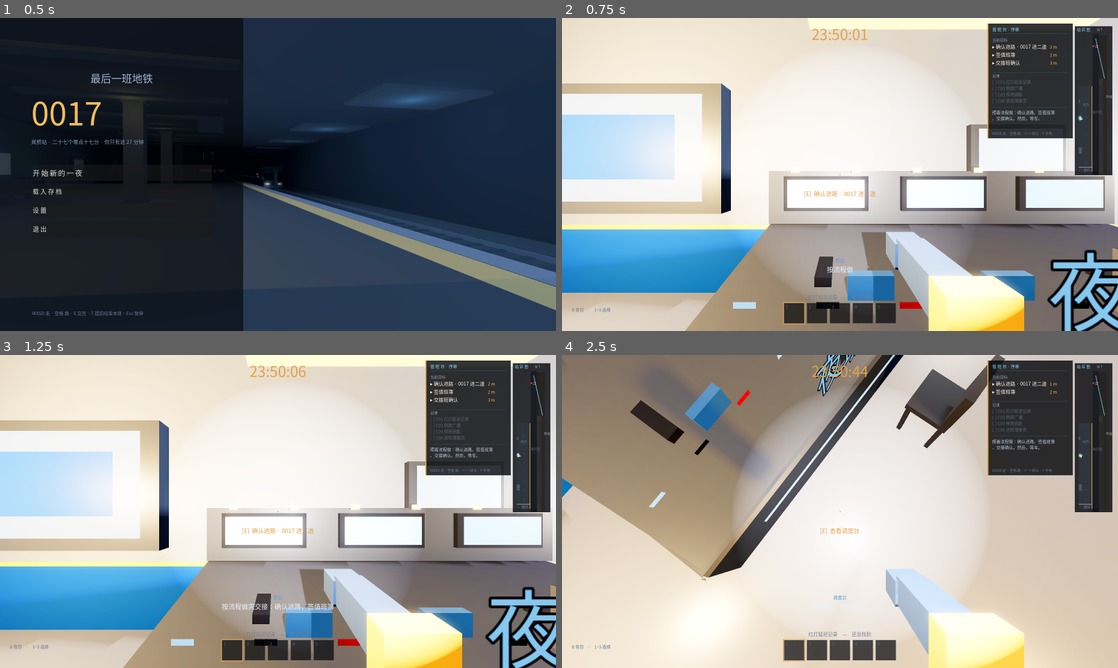
Above: before the commit, frames 1-4 (two rows, left to right).
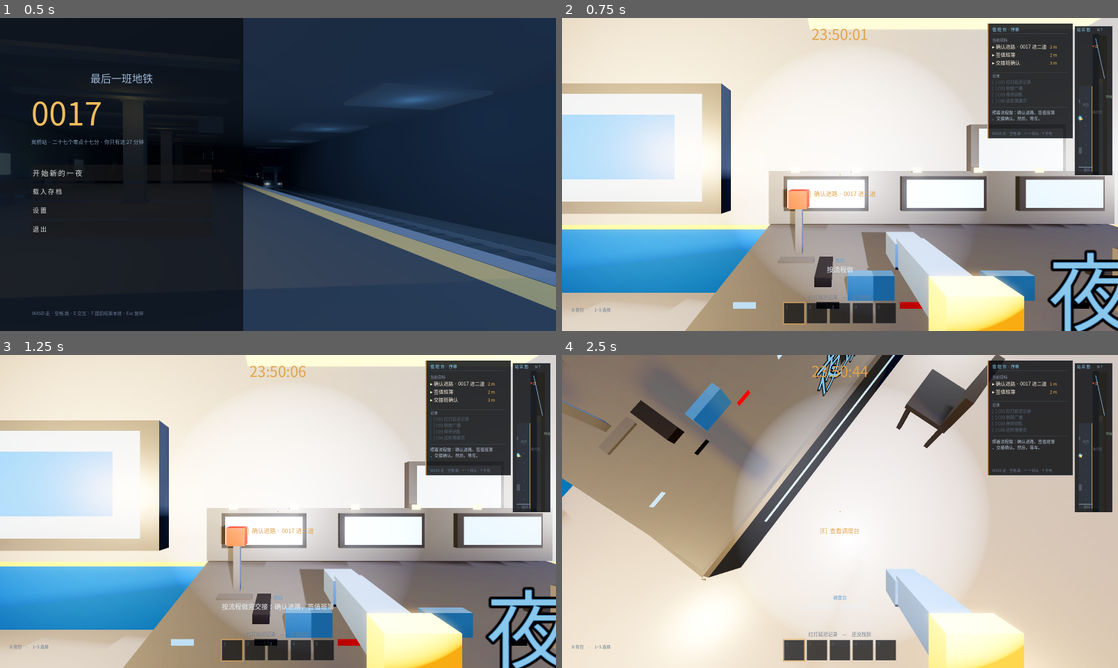
Above: after the commit, the same moments.

Repository: sabrina1647412733-collab/anomaly-bureau-game
Game: Godot game, scene res://scenes/main.tscn
Two runs of this game, one before a commit and one after it. Both use one fixed random seed, a clock stepped at 60 frames per second and the inputs below.
Inputs (mouse positions are in pixels of both pictures, inside the frame that each line leads up to):
- Up to frame 1 (0.5 s): no input
- Up to frame 2 (0.75 s): click "开 始 新 的 一 夜" at 0.5 s
- Up to frame 3 (1.25 s): no input
- Up to frame 4 (2.5 s): tap Enter at 1.25 s; move the mouse to (867, 511) at 1.27 s; hold E 1.28-2.03 s; hold Up from 1.28 s (still down); click (867, 511) at 1.42 s; tap Space at 1.52, 2.27 s; move the mouse to (812, 511) at 2.02 s; tap R at 2.1 s

Frame 1 is identical in both runs. In frame 2, 0.5% of the frame differs, in the area x 38-46%, y 54-79%; in frame 3, 0.5%; in frame 4, 0.2%.

Commit message:
[godot] 道具精修 + 更多圆角：调度台加主控拨杆与指示灯阵列、五号继电器柜加端子排、售货机加货道隔板/价签条/退币口、长椅坐板与靠背+办公桌台面+抽屉箱+垃圾桶盖加倒角；三角面 9112→10168 - 小千

Diff:
--- a/scripts/level.gd
+++ b/scripts/level.gd
@@ -377,6 +377,16 @@
     b.box("lampC", _v(x1 - 0.02, 0.48, zb + 0.55), _v(x1 + 0.02, 0.54, zf - 0.55), false, "p")
     # 桌下走线槽
     b.box("dark", _v(x0 + 0.30, 0.24, zb), _v(x0 + 0.60, 0.38, zf), false)
+    # 精修：主控拨杆（剧情里那根推到底的手柄）
+    b.box("metalD", _v(x0 + 0.62, h + 0.10, zf - 0.62), _v(x0 + 0.92, h + 0.20, zf - 0.32), true)
+    b.box("metalD", _v(x0 + 0.74, h + 0.20, zf - 0.50), _v(x0 + 0.80, h + 0.62, zf - 0.44), false)
+    b.box("red", _v(x0 + 0.69, h + 0.62, zf - 0.55), _v(x0 + 0.85, h + 0.78, zf - 0.39), false)
+    # 精修：指示灯阵列（两排 x 六个）
+    for li in range(12):
+        var lxx := x0 + 0.42 + float(li % 6) * 0.155
+        var lzz := zb + 0.24 + float(li / 6) * 0.18
+        var lcol := "red" if li % 5 == 3 else "lampC"
+        b.box(lcol, _v(lxx, h + 0.10, lzz), _v(lxx + 0.07, h + 0.155, lzz + 0.07), false, "p")
     # 顶灯 + 铭牌
     b.box("lamp", _v(x0 + 0.30, 3.30, zb + 0.5), _v(x0 + 0.95, 3.40, zf - 0.5), false, "b")
     b.light(_v(x0 + 0.8, 3.1, (zb + zf) * 0.5), Color(0.85, 0.90, 1.0), 3.4, 9.0, false)
@@ -400,6 +410,12 @@
             b.box("metalD", _v(x1 - 0.30 + float(k) * 0.09, h * 0.54, zz - 0.12), _v(x1 - 0.27 + float(k) * 0.09, h * 0.72, zz + 0.12), false)
         b.box("red" if i == 4 else "lampC", _v(x1 - 0.06, h * 0.62, zz - 0.13), _v(x1 - 0.02, h * 0.68, zz + 0.13), false, "p")
         b.box("dark", _v(x1 - 0.35, h * 0.47, zz), _v(x1 - 0.02, h * 0.50, zz + 0.02), false)
+    # 精修：底部端子排（12 组）
+    for ti in range(12):
+        var tz := z0 + 0.45 + (z1 - z0 - 0.90) * float(ti) / 11.0
+        b.box("dark", _v(x1 - 0.32, h * 0.22, tz - 0.11), _v(x1 - 0.04, h * 0.36, tz + 0.11), false)
+        b.box("metalD", _v(x1 - 0.28, h * 0.25, tz - 0.07), _v(x1 - 0.08, h * 0.33, tz + 0.07), false)
+    b.box("dark", _v(x1 - 0.34, h * 0.20, z0 + 0.30), _v(x1 - 0.02, h * 0.22, z1 - 0.30), false)
     # 把手 / 铰链 / 铭牌 / 顶部指示灯
     b.box("lampC", _v(x1 + 0.035, h * 0.52, z1 - 0.34), _v(x1 + 0.08, h * 0.60, z1 - 0.28), false, "p")
     for hz in [z0 + 0.10, z1 - 0.10]:
@@ -414,11 +430,11 @@
 func bench(x0: float, z0: float, x1: float, z1: float, base := FY) -> void:
     for i in range(3):
         var xx := x0 + 0.05 + float(i) * 0.30
-        b.box("wood", _v(xx, base + 0.44, z0), _v(xx + 0.24, base + 0.49, z1), false)
+        b.box("wood", _v(xx, base + 0.44, z0), _v(xx + 0.24, base + 0.49, z1), false, "all", 0.015)
     for i in range(2):
         var y := base + 0.62 + float(i) * 0.20
         var xx2 := x0 + 0.02 - float(i) * 0.045
-        b.box("woodD", _v(xx2, y, z0), _v(xx2 + 0.15, y + 0.14, z1), false)
+        b.box("woodD", _v(xx2, y, z0), _v(xx2 + 0.15, y + 0.14, z1), false, "all", 0.020)
     for zz in [z0 + 0.05, z1 - 0.15]:
         b.box("dark", _v(x0 + 0.02, base, zz), _v(x1 - 0.02, base + 0.44, zz + 0.10), false)
         b.box("dark", _v(x0 + 0.02, base + 0.44, zz), _v(x0 + 0.09, base + 0.95, zz + 0.10), false)
@@ -445,11 +461,18 @@
         b.box("dark", _v(x1 - 0.07, base + 1.16 + float(i % 3) * 0.12, z1 - 0.72 + float(i / 3) * 0.16), _v(x1 - 0.03, base + 1.24 + float(i % 3) * 0.12, z1 - 0.66 + float(i / 3) * 0.16), false)
     b.box("metalD", _v(x1 - 0.10, base + 0.02, z0 + 0.10), _v(x1 - 0.02, base + 0.16, z1 - 0.10), false)
     b.light(_v(x1 + 0.55, base + 1.35, (z0 + z1) * 0.5), Color(0.45, 0.70, 0.95), 2.2, 8.0, false)
+    # 精修：货道隔板 / 价签条 / 退币口
+    for si in range(3):
+        var sy := base + 0.60 + float(si) * 0.34
+        b.box("metalD", _v(x1 - 0.12, sy, z0 + 0.16), _v(x1 - 0.05, sy + 0.025, z1 - 0.16), false)
+        b.box("lampC", _v(x1 - 0.09, sy + 0.03, z0 + 0.18), _v(x1 - 0.06, sy + 0.075, z1 - 0.18), false, "p")
+    b.box("dark", _v(x1 - 0.10, base + 0.30, z1 - 0.62), _v(x1 - 0.02, base + 0.42, z1 - 0.44), false)
+    b.box("metalD", _v(x1 - 0.04, base + 0.33, z1 - 0.58), _v(x1 + 0.01, base + 0.355, z1 - 0.48), false, "p")
     b.plaque("自动售货", _v(x1 - 0.005, base + 1.70, (z0 + z1) * 0.5), 0.62, 0.18, "x", 1, Color(0.55, 0.78, 1.0))
 
 func bin(cx: float, cz: float, base := FY) -> void:
     b.box("metalD", _v(cx - 0.22, base, cz - 0.22), _v(cx + 0.22, base + 0.76, cz + 0.22), true, "all", 0.050)
-    b.box("dark", _v(cx - 0.25, base + 0.76, cz - 0.25), _v(cx + 0.25, base + 0.86, cz + 0.25), false)
+    b.box("dark", _v(cx - 0.25, base + 0.76, cz - 0.25), _v(cx + 0.25, base + 0.86, cz + 0.25), false, "all", 0.020)
     b.box("dark", _v(cx - 0.11, base + 0.86, cz - 0.17), _v(cx + 0.11, base + 0.90, cz + 0.17), false)
     b.box("metalD", _v(cx - 0.205, base + 0.18, cz - 0.205), _v(cx + 0.205, base + 0.23, cz + 0.205), false)
     b.box("metalD", _v(cx - 0.205, base + 0.52, cz - 0.205), _v(cx + 0.205, base + 0.57, cz + 0.205), false)
@@ -486,11 +509,11 @@
     b.box("dark", _v(x0, h - 0.06, z0), _v(x1, h, z1), false)
 
 func desk(x0: float, z0: float, x1: float, z1: float, h := 0.76, base := FY) -> void:
-    b.box("metalD", _v(x0, h - 0.05, z0), _v(x1, h, z1), false)                   # 台面
+    b.box("metalD", _v(x0, h - 0.05, z0), _v(x1, h, z1), false, "all", 0.022)     # 台面（圆角）
     b.add_collider(_v(x0, base, z0), _v(x1, h, z1))                               # 整张桌子算实体
     b.box("dark", _v(x0 + 0.04, base + 0.08, z0 + 0.04), _v(x1 - 0.04, h - 0.05, z0 + 0.10), false)   # 侧板
     b.box("dark", _v(x0 + 0.04, base + 0.08, z1 - 0.10), _v(x1 - 0.04, h - 0.05, z1 - 0.04), false)
-    b.box("metalD", _v(x1 - 0.55, 0.42, z0 + 0.06), _v(x1 - 0.06, h - 0.05, z1 - 0.06), true)       # 抽屉箱
+    b.box("metalD", _v(x1 - 0.55, 0.42, z0 + 0.06), _v(x1 - 0.06, h - 0.05, z1 - 0.06), true, "all", 0.020)  # 抽屉箱（圆角）
     b.box("dark", _v(x1 - 0.53, 0.52, z0 + 0.05), _v(x1 - 0.08, 0.58, z1 - 0.05), false)
     b.box("lampC", _v(x1 - 0.30, 0.585, z0 + 0.10), _v(x1 - 0.26, 0.615, z1 - 0.10), false, "p")    # 拉手
     b.box("dark", _v(x0 + 0.10, 0.20, z0 + 0.12), _v(x1 - 0.60, 0.24, z1 - 0.12), false)            # 横撑
Not shown, added: scripts/tests/look_shots.gd.uid
